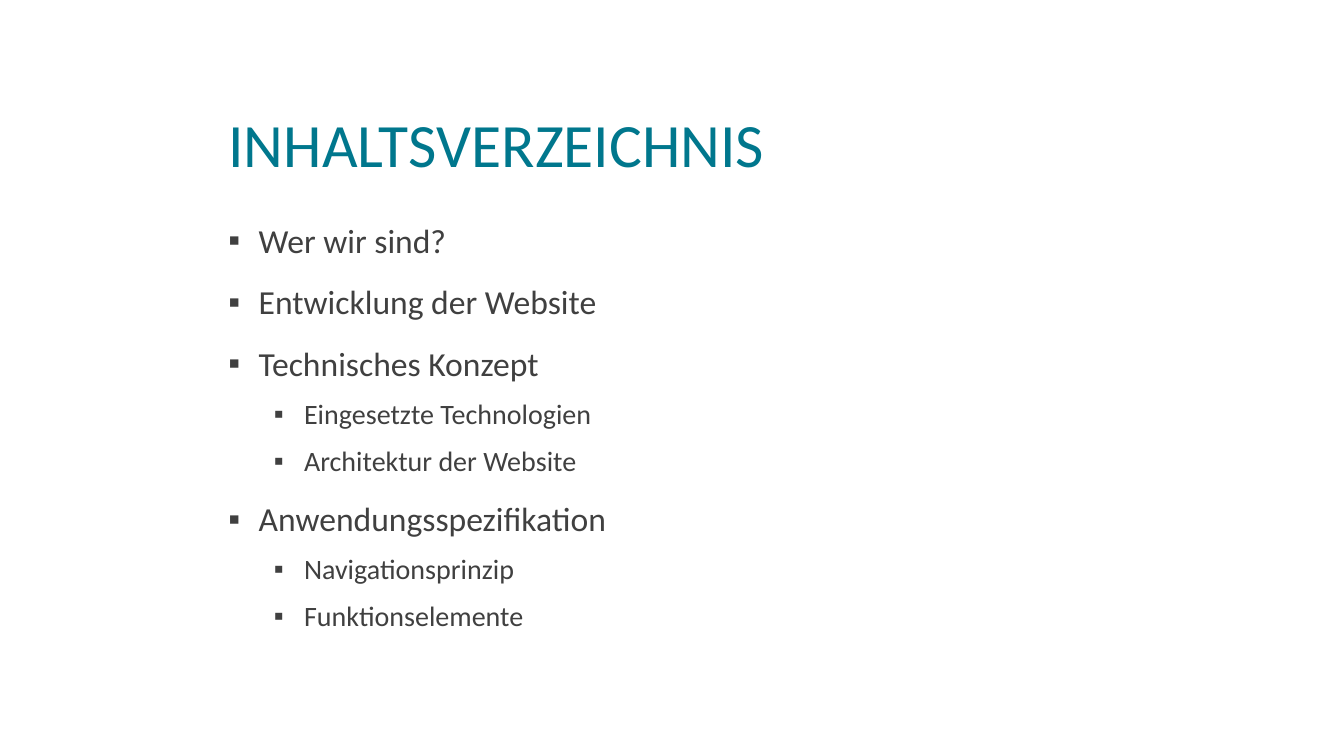
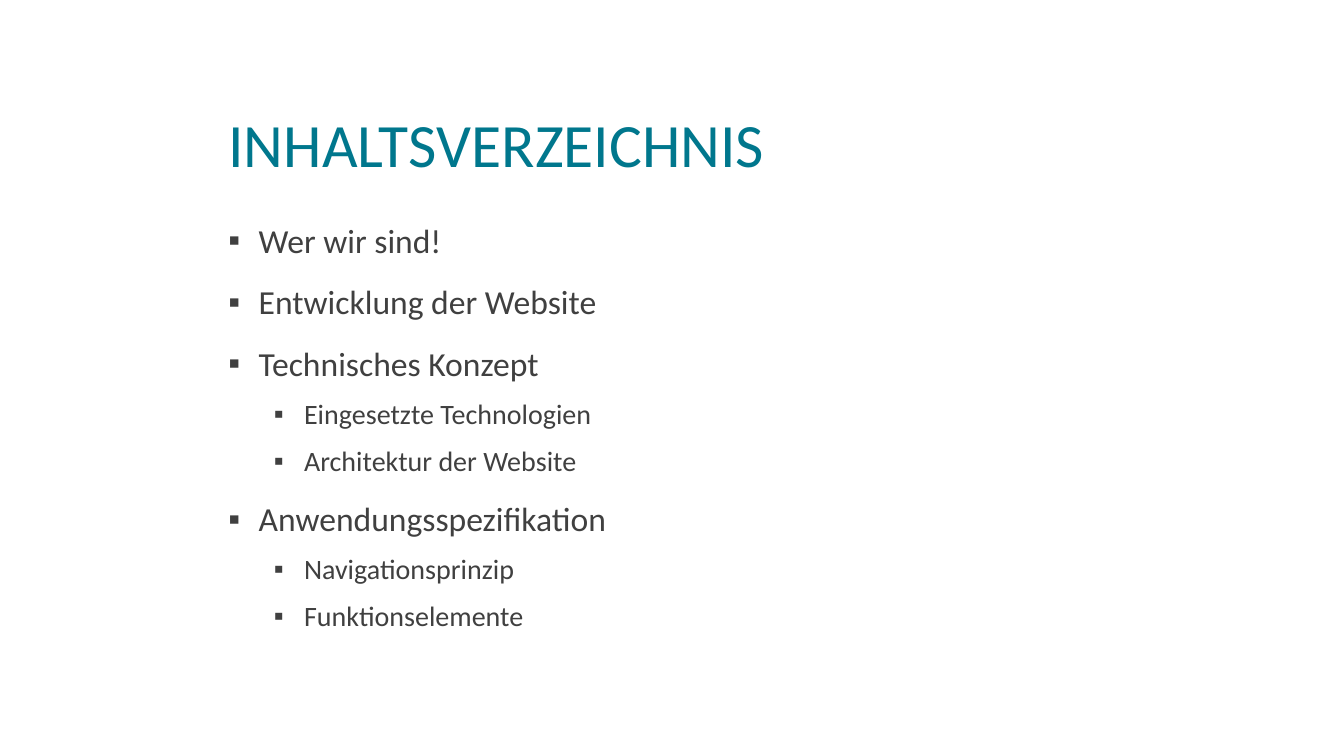
Before and after one commit to magharmi/StudentenFuerStudenten, a slide deck: slide 2 of websitePPneu.pptx. Drawn at 1344x756 pixels with LibreOffice and Linux fonts; fonts in the diff are those of the drawing; background and template pictures are left out. Boxes give left, top, right and bottom in pixels: in the first picture for what was removed or moved away, otherwise in the second. Text is boxed around its words. In the diff, an @@ line names an element or a change of style, - is before the commit and + after.

```diff
--- a/websitePPneu.pptx
+++ b/websitePPneu.pptx
@@ text at (259, 229, 441, 254): text changed @@
-▪ Wer wir sind?
+▪ Wer wir sind!
```
Also in this commit, not shown: 2 other slides changed.
